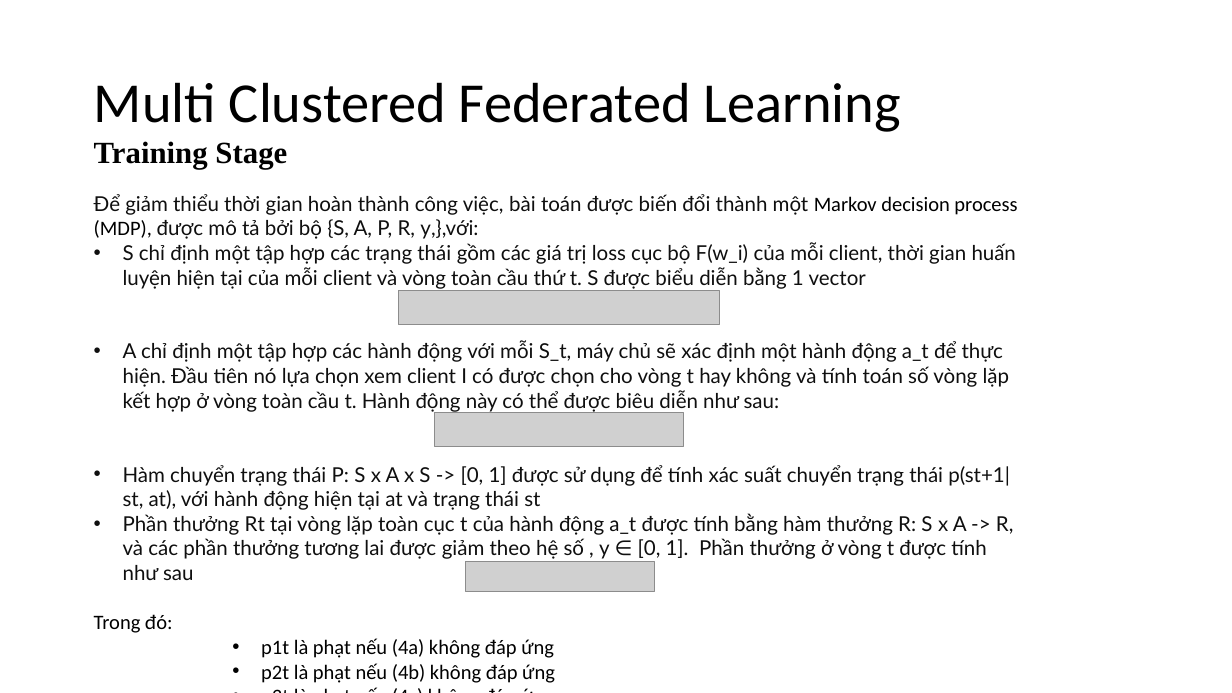
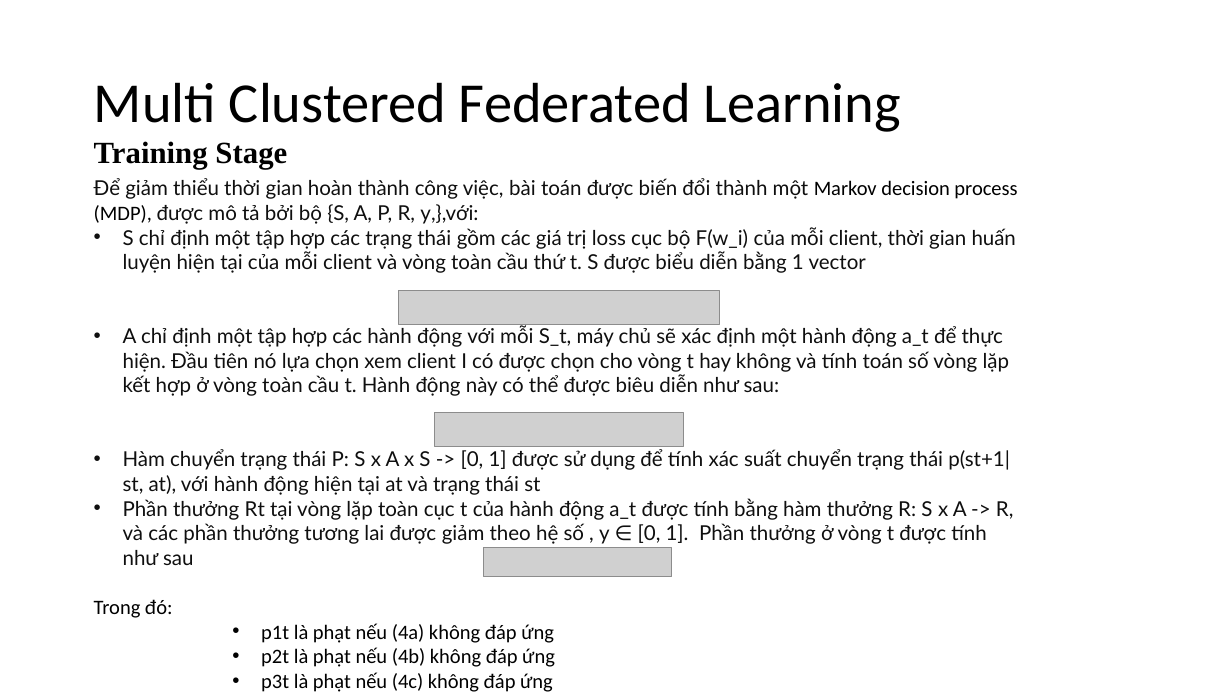
Before and after one commit to HieuHuyNguyenzz/Federated-Learning, a slide deck: slide 11 of Báo cáo FL lần 2/Báo cáo Federated Learning.pptx. Drawn at 1232x693 pixels with LibreOffice and Linux fonts; fonts in the diff are those of the drawing; grey boxes stand for pictures. Boxes give left, top, right and bottom in pixels: in the first picture for what was removed or moved away, otherwise in the second. Text is boxed around its words. In the diff, an @@ line names an element or a change of style, - is before the commit and + after.

```diff
--- a/Báo cáo FL lần 2/Báo cáo Federated Learning.pptx
+++ b/Báo cáo FL lần 2/Báo cáo Federated Learning.pptx
@@ text "Để giảm thiểu thời gian ..." rewrapped from (94,194,1017,683) to (94,178,1017,692) @@
@@ picture: place and size @@
-picture at (466,562,654,592)
+picture at (483,547,672,577)
```
Also in this commit, not shown: 4 other slides changed, 7 slides added, 2 other files.
